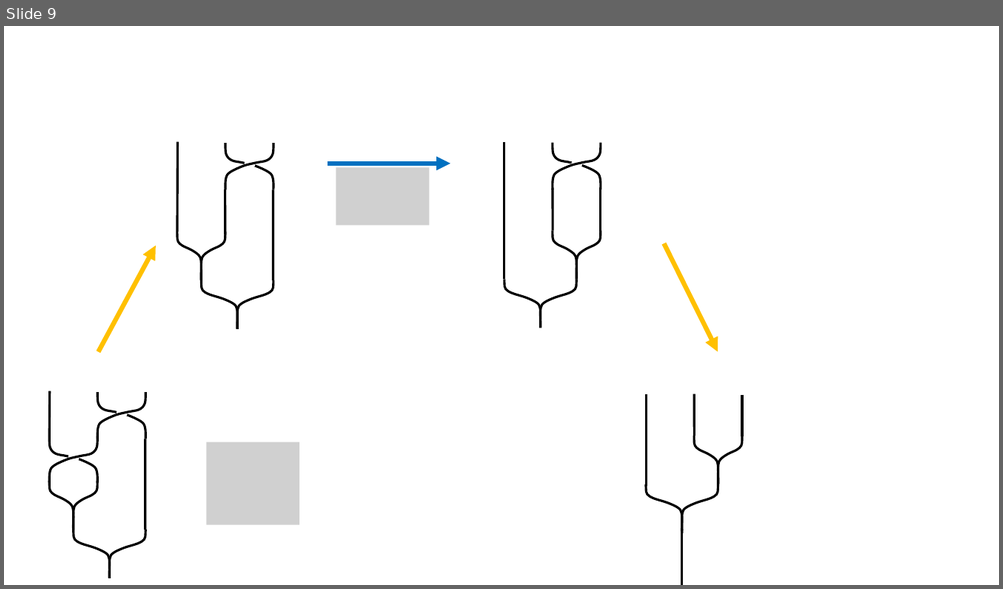
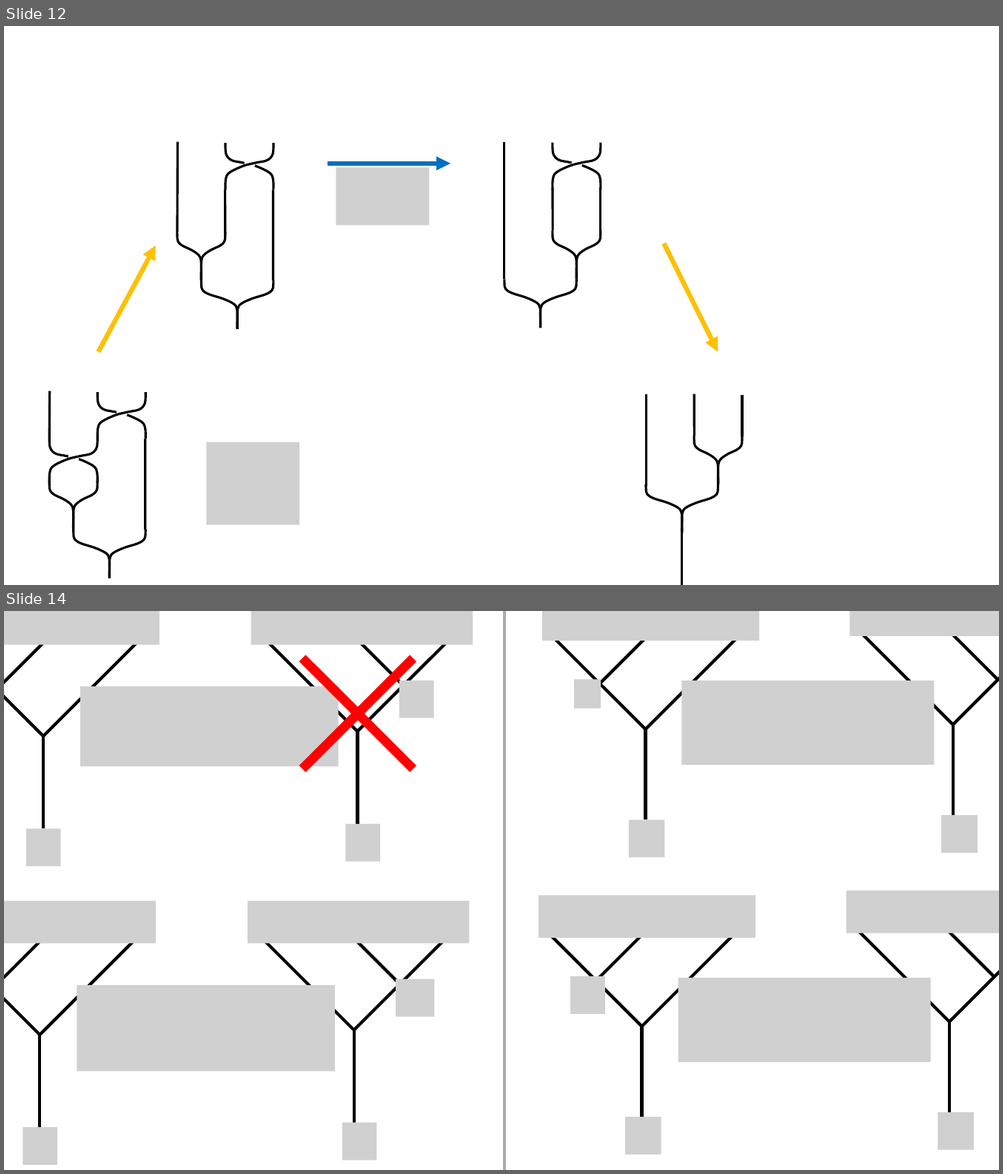
Before and after one commit to yk-liu/yk-liu.github.io, a slide deck: _posts/2019-05-14-Introduction-to-QC-and-TQC-Ising-Anyons/assets/pics.source.pptx. Shown one above the other, each under a label of ours: slide 9 before the commit, slides 12 and 14 after it; the slides between them are not shown. The pictures are 1003x589 and 1003x1174 pixels, drawn with LibreOffice and Linux fonts; fonts in the diff are those of the drawing; grey boxes stand for pictures; background and template pictures are left out. Boxes give left, top, right and bottom in pixels: in the first picture for what was removed or moved away, otherwise in the second. Text is boxed around its words. In the diff, an @@ line names an element or a change of style, - is before the commit and + after.

```diff
--- a/_posts/2019-05-14-Introduction-to-QC-and-TQC-Ising-Anyons/assets/pics.source.pptx
+++ b/_posts/2019-05-14-Introduction-to-QC-and-TQC-Ising-Anyons/assets/pics.source.pptx
@@ slide 14 added at box(4, 611, 999, 1170), background #FFFFFF @@
@@ group added at box(4, 611, 472, 866): 8 lines, 6 pictures @@
@@ cross added at box(251, 611, 464, 820), fill #FF0000 @@
@@ line added from (504, 611) to (504, 1170), #AFABAB 3 pt @@
@@ group added at box(542, 611, 999, 857): 8 lines, 6 pictures @@
@@ group added at box(538, 891, 999, 1155): 8 lines, 6 pictures @@
@@ group added at box(4, 901, 469, 1165): 8 lines, 6 pictures @@
@@ what was slide 9 is now slide 12 @@
```
Also in this commit, not shown: 4 other slides added, 5 other files.
